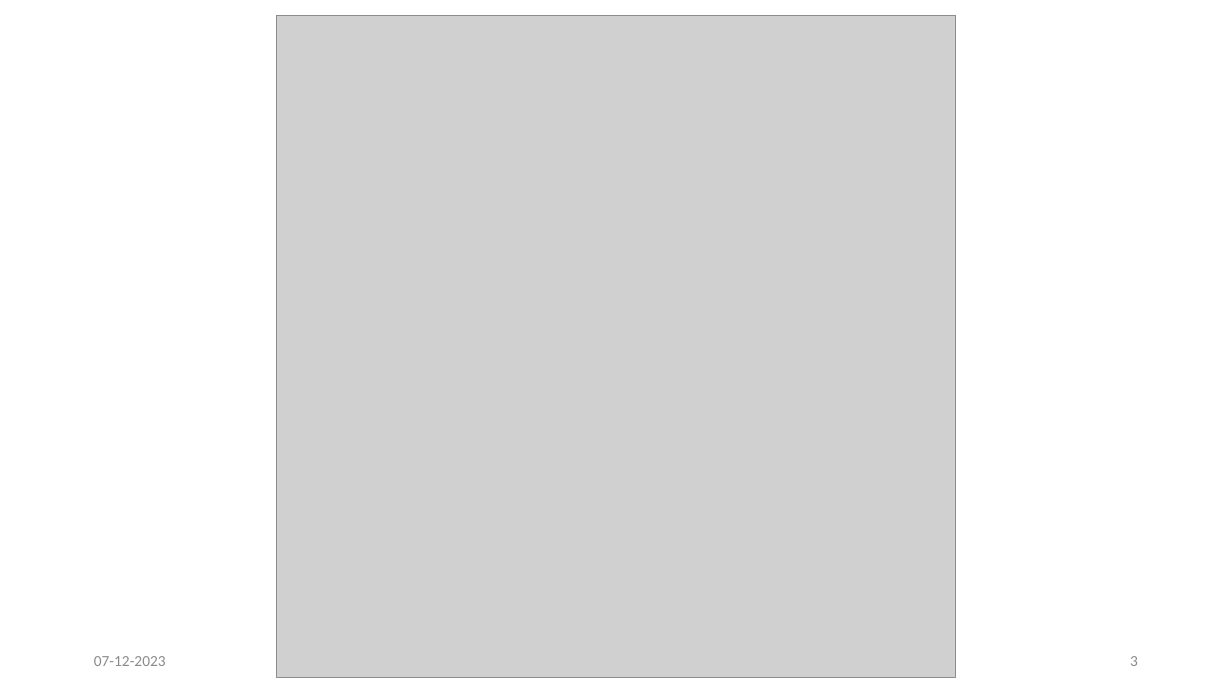
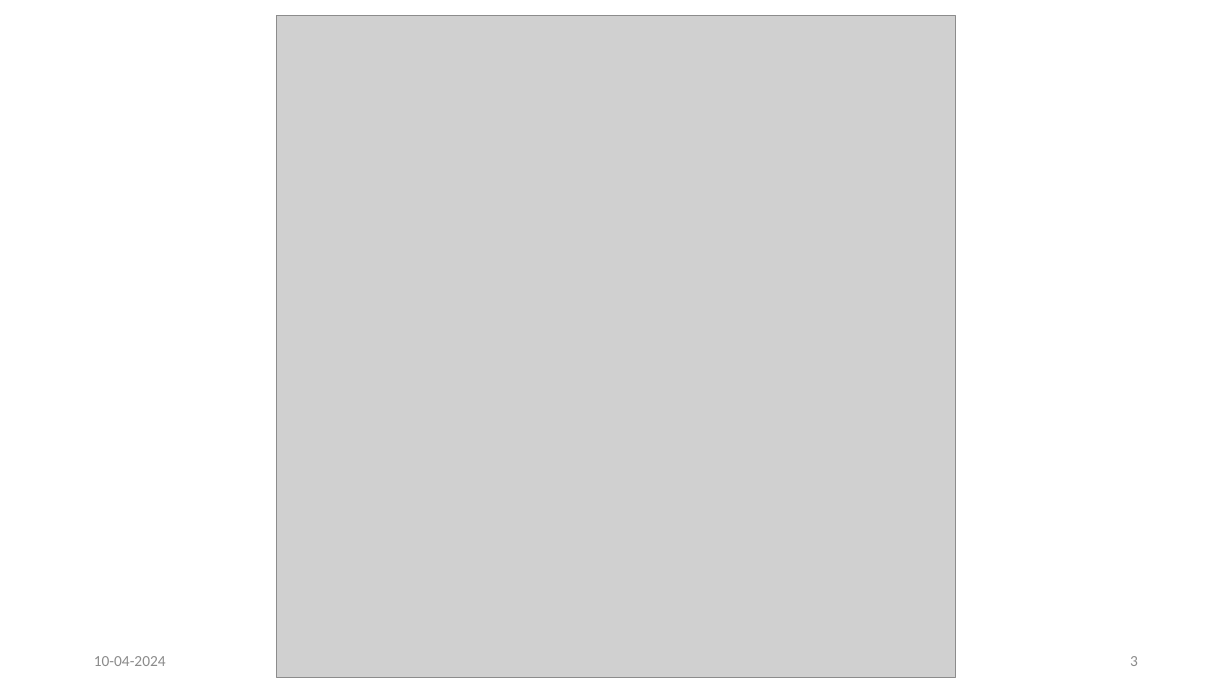
Before and after one commit to Gauri610/Data-Analytics-Projects, a slide deck: slide 3 of LiveProject-Animal_Behavior_Prediction.pptx. Drawn at 1232x693 pixels with LibreOffice and Linux fonts; fonts in the diff are those of the drawing; grey boxes stand for pictures. Boxes give left, top, right and bottom in pixels: in the first picture for what was removed or moved away, otherwise in the second. Text is boxed around its words. In the diff, an @@ line names an element or a change of style, - is before the commit and + after.

```diff
--- a/LiveProject-Animal_Behavior_Prediction.pptx
+++ b/LiveProject-Animal_Behavior_Prediction.pptx
@@ text at [94,656,166,666]: text changed @@
-07-12-2023
+10-04-2024
```
Also in this commit, not shown: 14 other slides changed.
